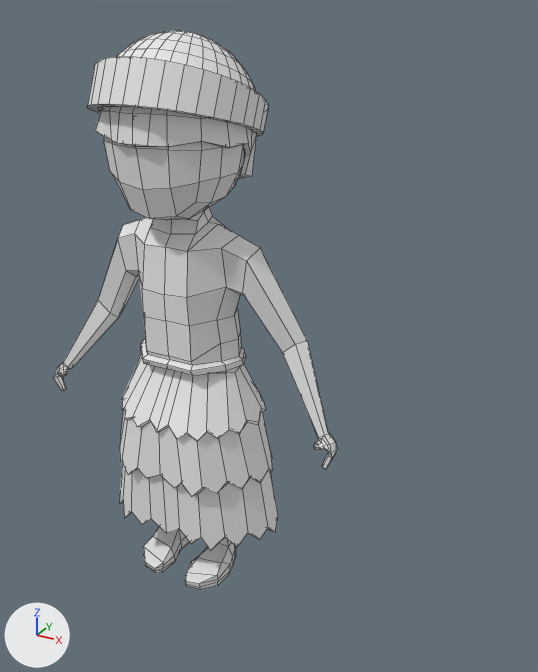
The FBX model Map/Assets/Models/Summerian_civil/summerian_civil.fbx, before and after one commit.
Camera for both pictures: a 50 mm lens placed at (10.87, -15.27, 15.43), pointed at (2.95, -0.87, 8.23). The lights are fixed; the arrows at lower left show +X, +Y and +Z. Mesh edges are drawn as thin lines. Vertices at the same position are counted once.

The older version as bpy lines, for what is in view:
```python
me_mesh = bpy.data.meshes.new('Mesh')
me_mesh.from_pydata(...)  # 1349 vertices, 1256 faces; spans x -4.64..4.64, y -2.09..2.06, z 0.01..14.98
me_mesh.materials.append(mat_material)  # white #e7e7e7
ob_cube_003 = bpy.data.objects.new('Cube.003', me_mesh)
ob_cube_003.location = (0.0, 0.0, 0.0)
```
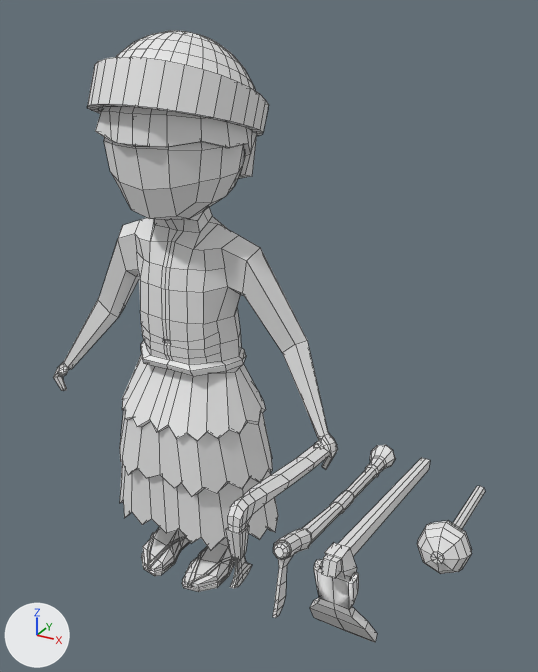
The newer file is also rescaled (x0.14) as a whole; pictures and numbers use the older file's frame.

The change, as a diff of the scene's bpy script:
```diff
--- a/Map/Assets/Models/Summerian_civil/summerian_civil.fbx.py
+++ b/Map/Assets/Models/Summerian_civil/summerian_civil.fbx.py
@@ mat_material_001 @@
+mat_material_001 = principled_material('Material.001')
+mat_material_001.base_color = (0.8, 0.8, 0.8)  # white #e7e7e7
+mat_material_001.roughness = 0.69
@@ me_mesh @@
 # used by ob_cube_003; location = (0.0, 0.0, 0.0)
-me_mesh.from_pydata(...)  # 1349 vertices, 1256 faces; spans x -4.64..4.64, y -2.09..2.06, z 0.01..14.98
+me_mesh.from_pydata(...)  # 2104 vertices, 2012 faces; spans x -4.64..8.68, y -5.56..2.06, z 0.0..14.97
+# me_mesh part 1: a new loose piece of 191 vertices spanning x 5.3..5.94, y -5.45..0.46, z 4.51..6.18, in mat_material (white #e7e7e7)
+# me_mesh part 2: a new loose piece of 137 vertices spanning x 4.06..4.54, y -4.95..-0.14, z 4.21..6.28, in mat_material (white #e7e7e7)
+# me_mesh part 3: a new loose piece of 76 vertices spanning x 6.07..7.41, y -5.33..-4.4, z 3.95..6.04, in mat_material (white #e7e7e7)
+# me_mesh part 4: a new loose piece of 74 vertices spanning x 7.59..8.68, y -3.48..0.07, z 4.86..6.02, in mat_material (white #e7e7e7)
+# me_mesh part 5: a new loose piece of 42 vertices spanning x 6.43..7.04, y -5.56..0.12, z 5.15..6.46, in mat_material (white #e7e7e7)
+# me_mesh part 6: 18 vertices moved from x -1.25..1.25, y -0.67..0.67, z 0.11..0.52 to x -1.24..1.24, y -0.62..0.63, z 0.11..0.57; 62 vertices removed from x -1.39..1.39, y -1.54..0.65, z 0.01..0.47; 240 vertices added at x -1.43..1.43, y -1.65..0.72, z 0.0..0.62
+# me_mesh part 7: 9 vertices moved from x -0.72..0.72, y -1.0..-0.52, z 7.08..10.35 to x -1.0..1.0, y -1.02..-0.29, z 7.12..10.35; 10 vertices removed from x -1.39..1.39, y -1.0..-0.26, z 6.95..10.0; 67 vertices added at x -1.41..1.41, y -1.02..-0.23, z 6.95..10.66
+# me_mesh part 8: 2 vertices moved within x -0.74..0.74, y -1.47, z 13.27; 6 vertices removed from x -0.74..0.74, y -1.58..-1.47, z 12.62..13.27; 6 vertices added at x -0.74..0.74, y -1.58..-1.47, z 12.61..13.26
 me_mesh.materials.append(mat_material)
+me_mesh.materials.append(mat_material_001)  # white #e7e7e7
```

Location of each change, (x1, y1, x2, y2) in pixels of the pictures (538 x 672 px; the box of a moved part takes in the faces that stretch with it):
'Cube.003', reshaped (51% wider, 9% taller): before (53, 30, 338, 589); after (53, 30, 485, 642)
part 1 of me_mesh, added: after (273, 445, 395, 618)
part 2 of me_mesh, added: after (225, 444, 337, 588)
part 3 of me_mesh, added: after (310, 559, 377, 642)
part 4 of me_mesh, added: after (417, 486, 485, 574)
part 5 of me_mesh, added: after (321, 458, 430, 579)
part 6 of me_mesh, built on: before (143, 527, 236, 589); after (141, 527, 235, 592)
part 7 of me_mesh, built on: (118, 212, 247, 371) in both
part 8 of me_mesh, moved or reshaped: (104, 137, 202, 150) in both
